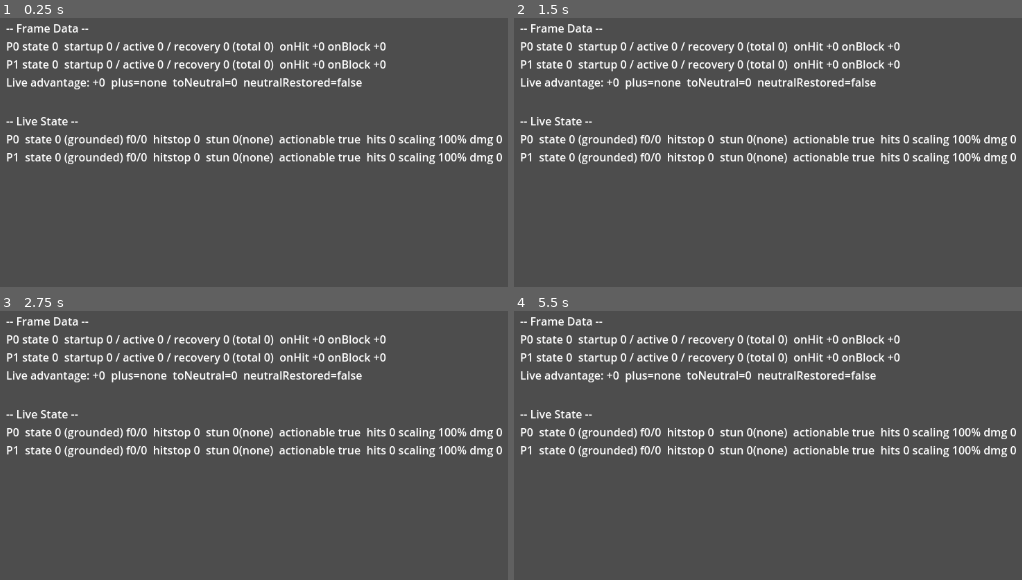
Above: before the commit, frames 1-4 (two rows, left to right).
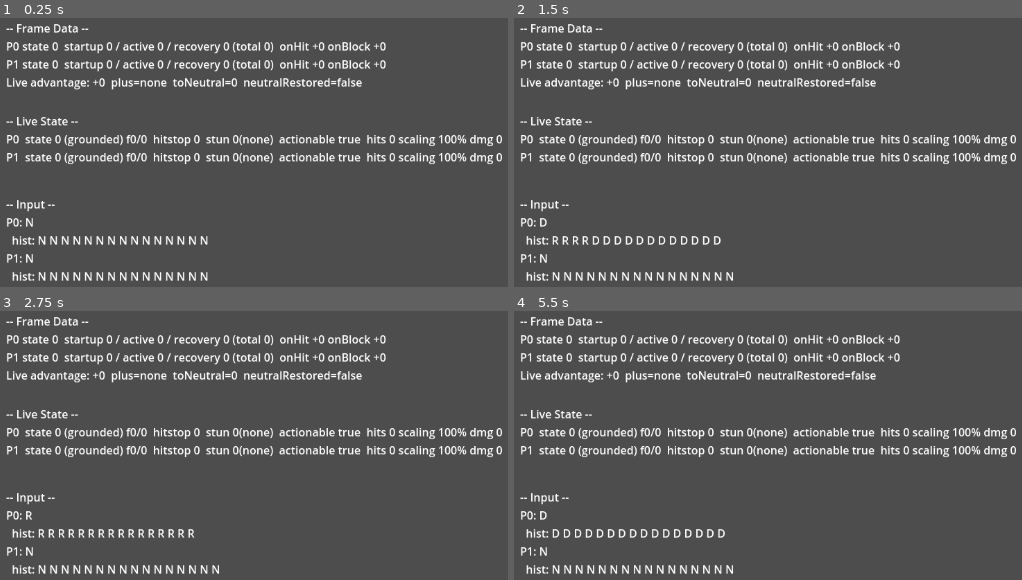
Above: after the commit, the same moments.

Repository: thetitan555/FoggyGlass
Game: Godot game, scene res://scenes/training_mode.tscn
The game is run twice, just before and just after one commit, with the same random seed, the same clock (stepped at 60 frames per second) and the same inputs. This scene is started directly instead of the project's main scene.
Inputs:
- Up to frame 1 (0.25 s): no input
- Up to frame 2 (1.5 s): tap Enter at 0.5 s; hold Right (ui_right) 0.53-1.28 s; tap Space at 1.25 s; hold Down (ui_down) from 1.28 s (still down)
- Up to frame 3 (2.75 s): tap Enter at 2 s; release Down (ui_down) at 2.03 s; hold Right (ui_right) from 2.03 s (still down)
- Up to frame 4 (5.5 s): tap Space at 2.75, 4.25 s; release Right (ui_right) at 2.78 s; hold Up (ui_up) 2.78-3.53 s; tap Enter at 3.5 s; hold Left (ui_left) 3.53-5.03 s; hold Down (ui_down) from 5.03 s (still down)

The runs differ from the first frame. In frame 1, 1.6% of the frame differs, in the area x 1-41%, y 67-98%; in frame 2, 1.6%, in the area x 1-44%, y 67-98%; in frame 3, 1.5%; in frame 4, 1.6%.

Commit message:
TKT-P1-09: input display / history, built from scratch (criterion 8)
Decodes each player's raw InputFrame (directions + buttons, L/M/H per
AD-018's slice-wide input-layer labeling) and a scrolling, display-capped
history of recent raw frames -- straight off PlayerView.input_current /
input_history, the single input representation surfaced directly (Tenet
2: input is never the hidden variable). Raw pre-SOCD bits render as-is
(e.g. a same-frame L+R shows both, not the cleaned neutral), matching
input.md's replay-fidelity guarantee.

Also surfaces recognized commands (jump / throw) as a projection built
from the SAME recognizer the sim itself calls: InputBuffer.entry_satisfied
against a InputHistory reconstructed from PlayerView.input_history via its
own documented from_dict round-trip shape. The two query shapes (pure-
direction UP, BUTTON_0+BUTTON_2 same-frame chord) encode only AD-032's
generic schema, not any character's authored button_map -- no CharacterA
reference. Verified a bare L press does not falsely recognize as throw
(the chord does not shadow it, TKT-P1-12's own acceptance).

Adds input_history_panel_model.gd (pure decode + recognizer projection),
input_history_panel.gd (the view, mirroring the other panels' one-Label
pattern), mounts it in training_mode.tscn, and test_input_history_panel.gd
(29 checks: decode correctness, raw pre-SOCD fidelity, history scroll
order + display cap, jump/throw recognition, and the no-recognition case).

Diff:
--- /dev/null
+++ b/game/scenes/overlays/input_history_panel.gd
@@ -0,0 +1,47 @@
+extends Control
+class_name InputHistoryPanel
+
+## TKT-P1-09 — input display / history (training-mode.md → Readout: input;
+## criterion 8). Per player: the current `InputFrame` decoded (directions +
+## buttons) and a scrolling history of recent raw frames — the single input
+## representation surfaced directly (Tenet 2), so input is never the hidden
+## variable.
+##
+## SEAM DISCIPLINE. This node has no sim-internal type reference; it only
+## ever touches `InspectionView`/`PlayerView` (via `InputHistoryPanelModel`) —
+## mirrors `FrameDataPanel`/`LiveStatePanel`'s pattern exactly.
+
+var _source: TrainingMode = null
+
+@onready var _label: Label = $Label
+
+## How many of the most recent history frames to render (display-only cap;
+## see InputHistoryPanelModel.build).
+var max_rows: int = 16
+
+
+func set_source(source: TrainingMode) -> void:
+	_source = source
+	if _source != null and not _source.ticked.is_connected(_on_ticked):
+		_source.ticked.connect(_on_ticked)
+
+
+func _on_ticked(_tick: int) -> void:
+	_refresh()
+
+
+func _refresh() -> void:
+	if _source == null or _label == null:
+		return
+	var view: InspectionView = _source.inspection_view()
+	var rows: Array = InputHistoryPanelModel.build(view, max_rows)
+	_label.text = _format(rows)
+
+
+static func _format(rows: Array) -> String:
+	var lines: PackedStringArray = PackedStringArray()
+	lines.append("-- Input --")
+	for row in rows:
+		lines.append(InputHistoryPanelModel.format_current(row))
+		lines.append("  hist: %s" % InputHistoryPanelModel.format_history(row))
+	return "\n".join(lines)
--- /dev/null
+++ b/game/scenes/overlays/input_history_panel_model.gd
@@ -0,0 +1,190 @@
+class_name InputHistoryPanelModel
+extends RefCounted
+
+## Pure view-model for TKT-P1-09 (input display / history). training-mode.md
+## → Readout: input; criterion 8; Tenet 2 ("the single input representation
+## surfaced directly ... input is never the hidden variable").
+##
+## Reads ONLY `PlayerView.input_current` / `PlayerView.input_history` (raw
+## `InputFrame` ints, input.md) through InspectionView — decodes them into
+## plain, display-ready data. No Node/Control API here, so the decode is
+## headlessly testable.
+##
+## L/M/H LABELING (AD-018). BUTTON_0/1/2 are surfaced to players as Light/
+## Medium/Heavy at the INPUT layer itself, slice-wide, for every character
+## (input.md: "used by every character and every input source ... the L/M/H
+## labels ... stay above the input layer" — i.e. they are a system-level input
+## fact, not a per-character one). Decoding them here is therefore
+## character-agnostic, not a character-specific branch.
+
+## Decode one raw InputFrame into plain display data: which direction bits are
+## held (as a compass-ish string) and which buttons (labeled L/M/H for the
+## slice's three attack buttons, plus raw bit names for the reserved ones so a
+## future button is still visible rather than silently dropped).
+static func decode_frame(frame: int) -> Dictionary:
+	return {
+		"raw": frame,
+		"direction": _decode_direction(frame),
+		"buttons": _decode_buttons(frame),
+	}
+
+
+static func _decode_direction(frame: int) -> String:
+	var up: bool = (frame & InputFrame.UP) != 0
+	var down: bool = (frame & InputFrame.DOWN) != 0
+	var left: bool = (frame & InputFrame.LEFT) != 0
+	var right: bool = (frame & InputFrame.RIGHT) != 0
+	var v: String = ""
+	if up and not down:
+		v = "U"
+	elif down and not up:
+		v = "D"
+	elif up and down:
+		v = "UD"   # raw, pre-SOCD (input.md: raw bits stay raw end-to-end for replay fidelity)
+	var h: String = ""
+	if left and not right:
+		h = "L"
+	elif right and not left:
+		h = "R"
+	elif left and right:
+		h = "LR"   # raw, pre-SOCD
+	if v == "" and h == "":
+		return "N"   # neutral
+	return v + h
+
+
+## Button label order fixed slice-wide (L, M, H) then the reserved bits by raw
+## index, so a reserved button set post-slice still shows up as "B3" etc.
+## rather than being silently invisible (Tenet 2: input is never hidden).
+const _BUTTON_BITS: Array = [
+	InputFrame.BUTTON_0, InputFrame.BUTTON_1, InputFrame.BUTTON_2,
+	InputFrame.BUTTON_3, InputFrame.BUTTON_4, InputFrame.BUTTON_5,
+	InputFrame.BUTTON_6, InputFrame.BUTTON_7,
+]
+const _BUTTON_LABELS: PackedStringArray = ["L", "M", "H", "B3", "B4", "B5", "B6", "B7"]
+
+
+static func _decode_buttons(frame: int) -> PackedStringArray:
+	var out: PackedStringArray = PackedStringArray()
+	for i in range(_BUTTON_BITS.size()):
+		if (frame & _BUTTON_BITS[i]) != 0:
+			out.append(_BUTTON_LABELS[i])
+	return out
+
+
+## Build the full per-player display model: the current frame decoded, plus
+## the decoded scrolling history (oldest -> newest, matching
+## PlayerView.input_history's own order) capped to `max_rows` most-recent
+## entries for display (the seam's own ring buffer already bounds the
+## underlying size; this is a display-only further cap so a long history
+## doesn't have to fully render every tick).
+static func build(view: InspectionView, max_rows: int = 16) -> Array:
+	var out: Array = []
+	for i in range(2):
+		out.append(_for_player(view, i, max_rows))
+	return out
+
+
+static func _for_player(view: InspectionView, i: int, max_rows: int) -> Dictionary:
+	var pv: PlayerView = view.player(i)
+	var hist: PackedInt32Array = pv.input_history
+	var start: int = max(0, hist.size() - max_rows)
+	var rows: Array = []
+	for k in range(start, hist.size()):
+		rows.append(decode_frame(hist[k]))
+	return {
+		"player": i,
+		"current": decode_frame(pv.input_current),
+		"history": rows,
+		"recognized": recognized_commands(pv),
+	}
+
+
+# ---------------------------------------------------------------------------
+# Recognized commands (jump / throw / chord) — TKT-P1-09's "recognizer is a
+# pure function of input_history (AD-032), so jump/throw/chord decode from
+# the same frames." InputBuffer.entry_satisfied(hist, entry, facing) is the
+# ONE recognizer the sim's own phase 2 and buffered-command executor call
+# (input_buffer.gd) — this panel calls the SAME function, over the SAME raw
+# frames the seam already exposes (PlayerView.input_history), reconstructed
+# into an InputHistory via InputHistory.from_dict (its own documented
+# to_dict/from_dict round-trip shape: {"frames": PackedInt32Array}). This is
+# not a re-derivation of a NEW recognizer — it is the existing one, fed
+# seam-legal data, so a jump/throw/chord reads exactly as "recognized" here
+# as it would in the sim itself (single source of truth).
+#
+# CHARACTER-AGNOSTIC QUERY SHAPES, NOT CharacterA's DATA. The two
+# ButtonMapEntry shapes below encode ONLY the schema AD-032 itself defines
+# (a pure-direction command = UP held; a two-button chord = BUTTON_0 +
+# BUTTON_2 on the same frame) — the same shapes input.md/move-format.md's
+# command-recognition CONTRACT names generically ("jump," "throw" as the
+# schema's own worked examples), not a lookup into any specific character's
+# authored button_map. No CharacterA reference here.
+# ---------------------------------------------------------------------------
+
+static var _jump_query: ButtonMapEntry = null
+static var _throw_query: ButtonMapEntry = null
+
+
+static func _ensure_queries() -> void:
+	if _jump_query == null:
+		_jump_query = ButtonMapEntry.new()
+		_jump_query.button_index = -1
+		_jump_query.chord_button_index = -1
+		_jump_query.required_direction = InputFrame.UP
+		_jump_query.motion = InputBuffer.MOTION_NONE
+	if _throw_query == null:
+		_throw_query = ButtonMapEntry.new()
+		_throw_query.button_index = 0   # BUTTON_0 (L)
+		_throw_query.chord_button_index = 2   # BUTTON_2 (H)
+		_throw_query.required_direction = 0
+		_throw_query.motion = InputBuffer.MOTION_NONE
+
+
+## Which of the schema-level jump/throw commands are currently recognized
+## against this player's own input_history, via the sim's ONE recognizer
+## (InputBuffer.entry_satisfied). Returns `{ "jump": bool, "throw": bool }`.
+static func recognized_commands(pv: PlayerView) -> Dictionary:
+	_ensure_queries()
+	var hist: InputHistory = InputHistory.from_dict({"frames": pv.input_history})
+	return {
+		"jump": InputBuffer.entry_satisfied(hist, _jump_query, pv.facing),
+		"throw": InputBuffer.entry_satisfied(hist, _throw_query, pv.facing),
+	}
+
+
+## One-line render of a decoded frame, e.g. "UR L+M" or "N" for neutral.
+static func format_decoded(decoded: Dictionary) -> String:
+	var dir: String = decoded["direction"]
+	var buttons: PackedStringArray = decoded["buttons"]
+	if buttons.is_empty():
+		return dir
+	return "%s %s" % [dir, "+".join(buttons)]
+
+
+## One-line render of a player's current input, for the "current" half of the
+## panel: "P0: UR L+M  [jump]". The recognized-command suffix only lists
+## commands currently satisfied (empty when neither is), so a quiet frame
+## renders with no clause at all.
+static func format_current(row: Dictionary) -> String:
+	var base: String = "P%d: %s" % [row["player"], format_decoded(row["current"])]
+	var recognized: Dictionary = row["recognized"]
+	var tags: PackedStringArray = PackedStringArray()
+	if recognized["jump"]:
+		tags.append("jump")
+	if recognized["throw"]:
+		tags.append("throw")
+	if tags.is_empty():
+		return base
+	return "%s  [%s]" % [base, ", ".join(tags)]
+
+
+## One-line render of a player's scrolling history, oldest -> newest, as a
+## single space-separated string of decoded frames (each frame's decode is
+## itself space-free except the L/H direction+button join, so entries stay
+## unambiguous): e.g. "N N UR U+L N".
+static func format_history(row: Dictionary) -> String:
+	var parts: PackedStringArray = PackedStringArray()
+	for decoded in row["history"]:
+		parts.append(format_decoded(decoded))
+	return " ".join(parts)
--- a/game/scenes/training_mode.tscn
+++ b/game/scenes/training_mode.tscn
@@ -1,10 +1,11 @@
-[gd_scene load_steps=6 format=3 uid="uid://bfg1trainingmode1"]
+[gd_scene load_steps=7 format=3 uid="uid://bfg1trainingmode1"]
 
 [ext_resource type="Script" path="res://scenes/training_mode.gd" id="1_shell"]
 [ext_resource type="Script" path="res://sim/tick_host.gd" id="2_tickhost"]
 [ext_resource type="Script" path="res://scenes/overlays/geometry_overlay.gd" id="3_geometry"]
 [ext_resource type="Script" path="res://scenes/overlays/frame_data_panel.gd" id="4_framedata"]
 [ext_resource type="Script" path="res://scenes/overlays/live_state_panel.gd" id="5_livestate"]
+[ext_resource type="Script" path="res://scenes/overlays/input_history_panel.gd" id="6_inputhistory"]
 
 [node name="TrainingMode" type="Node2D"]
 script = ExtResource("1_shell")
@@ -38,3 +39,15 @@
 layout_mode = 0
 offset_right = 504.0
 offset_bottom = 110.0
+
+[node name="InputHistoryPanel" type="Control" parent="."]
+offset_left = 16.0
+offset_top = 270.0
+offset_right = 700.0
+offset_bottom = 380.0
+script = ExtResource("6_inputhistory")
+
+[node name="Label" type="Label" parent="InputHistoryPanel"]
+layout_mode = 0
+offset_right = 684.0
+offset_bottom = 100.0
--- /dev/null
+++ b/game/tests/test_input_history_panel.gd
@@ -0,0 +1,193 @@
+extends SceneTree
+
+## Headless test for TKT-P1-09 (input display / history).
+## training-mode.md → Readout: input; criterion 8; AD-032 (command schema).
+##
+## Drives the PURE view-model (`InputHistoryPanelModel`) over hand-built
+## SimState/InspectionView — no Control/Label API touched. Confirms the
+## decode of the raw InputFrame the sim actually consumed (Tenet 2: input is
+## never the hidden variable), and that the jump/throw recognizer projection
+## is a pure function of PlayerView.input_history (same InputBuffer function
+## the sim itself calls), reachable from bare frames with no CharacterA
+## dependency.
+##
+## Run:  godot --headless --path game -s res://tests/test_input_history_panel.gd
+
+var _failures: int = 0
+var _checks: int = 0
+
+
+func _init() -> void:
+	_run()
+	MoveRegistry.clear()
+	if _failures == 0:
+		print("[test_input_history_panel] OK — %d checks passed" % _checks)
+		quit(0)
+	else:
+		printerr("[test_input_history_panel] FAIL — %d of %d checks failed" % [_failures, _checks])
+		quit(1)
+
+
+func _eq(actual, expected, msg: String) -> void:
+	_checks += 1
+	if actual != expected:
+		_failures += 1
+		printerr("  FAIL: %s  (got %s, expected %s)" % [msg, str(actual), str(expected)])
+
+
+func _true(cond: bool, msg: String) -> void:
+	_eq(cond, true, msg)
+
+
+func _false(cond: bool, msg: String) -> void:
+	_eq(cond, false, msg)
+
+
+func _run() -> void:
+	_test_decode_neutral()
+	_test_decode_direction_bits()
+	_test_decode_buttons_lmh_and_reserved()
+	_test_decode_matches_exact_frame_the_sim_consumed()
+	_test_history_scrolls_oldest_to_newest_and_caps()
+	_test_recognizer_jump_from_held_up()
+	_test_recognizer_throw_from_lh_chord_same_frame()
+	_test_bare_l_still_reaches_light_not_shadowed_by_chord_recognition()
+	_test_recognized_absent_when_neither_satisfied()
+
+
+func _install() -> void:
+	MoveRegistry.install(TestSupport.build_roster())
+
+
+func _teardown() -> void:
+	MoveRegistry.clear()
+
+
+# --- decode --------------------------------------------------------------------
+
+func _test_decode_neutral() -> void:
+	var d: Dictionary = InputHistoryPanelModel.decode_frame(InputFrame.NEUTRAL)
+	_eq(d["direction"], "N", "a neutral frame decodes direction as N")
+	_true(d["buttons"].is_empty(), "a neutral frame decodes no buttons")
+	_eq(InputHistoryPanelModel.format_decoded(d), "N", "format_decoded(neutral) is just 'N'")
+
+
+func _test_decode_direction_bits() -> void:
+	_eq(InputHistoryPanelModel.decode_frame(InputFrame.UP)["direction"], "U", "UP decodes as U")
+	_eq(InputHistoryPanelModel.decode_frame(InputFrame.DOWN)["direction"], "D", "DOWN decodes as D")
+	_eq(InputHistoryPanelModel.decode_frame(InputFrame.LEFT)["direction"], "L", "LEFT decodes as L")
+	_eq(InputHistoryPanelModel.decode_frame(InputFrame.RIGHT)["direction"], "R", "RIGHT decodes as R")
+	_eq(InputHistoryPanelModel.decode_frame(InputFrame.UP | InputFrame.RIGHT)["direction"], "UR",
+		"UP+RIGHT decodes as UR")
+	# Raw, pre-SOCD (input.md: raw bits stay raw for replay fidelity) -- the
+	# panel shows exactly what the source emitted, not the cleaned intent.
+	_eq(InputHistoryPanelModel.decode_frame(InputFrame.LEFT | InputFrame.RIGHT)["direction"], "LR",
+		"raw LEFT+RIGHT decodes as the raw LR pair, not SOCD-cleaned neutral")
+
+
+func _test_decode_buttons_lmh_and_reserved() -> void:
+	var d0: Dictionary = InputHistoryPanelModel.decode_frame(InputFrame.BUTTON_0)
+	_eq(d0["buttons"], PackedStringArray(["L"]), "BUTTON_0 decodes as L (AD-018 slice-wide label)")
+	var d1: Dictionary = InputHistoryPanelModel.decode_frame(InputFrame.BUTTON_1)
+	_eq(d1["buttons"], PackedStringArray(["M"]), "BUTTON_1 decodes as M")
+	var d2: Dictionary = InputHistoryPanelModel.decode_frame(InputFrame.BUTTON_2)
+	_eq(d2["buttons"], PackedStringArray(["H"]), "BUTTON_2 decodes as H")
+	var chord: Dictionary = InputHistoryPanelModel.decode_frame(InputFrame.BUTTON_0 | InputFrame.BUTTON_2)
+	_eq(chord["buttons"], PackedStringArray(["L", "H"]), "a same-frame L+H chord decodes both buttons")
+	_eq(InputHistoryPanelModel.format_decoded(chord), "N L+H", "format_decoded joins multiple buttons with '+'")
+	var reserved: Dictionary = InputHistoryPanelModel.decode_frame(InputFrame.BUTTON_3)
+	_eq(reserved["buttons"], PackedStringArray(["B3"]),
+		"a reserved button bit still decodes visibly (as B3), never silently dropped (Tenet 2)")
+
+
+func _test_decode_matches_exact_frame_the_sim_consumed() -> void:
+	_install()
+	var s := SimState.new_initial()
+	s.players[0].character_id = TestSupport.CHAR_ID
+	s.players[0].state_id = TestSupport.STATE_IDLE
+	s.players[1].character_id = TestSupport.CHAR_ID
+	s.players[1].state_id = TestSupport.STATE_IDLE
+	var p1_frame: int = InputFrame.mask(InputFrame.UP | InputFrame.BUTTON_1)
+	s = SimState.step(s, p1_frame, InputFrame.NEUTRAL)
+
+	var view := InspectionView.new(s, TestSupport.build_roster())
+	var rows: Array = InputHistoryPanelModel.build(view)
+	_eq(rows[0]["current"]["raw"], view.player(0).input_current,
+		"panel's decoded raw value == PlayerView.input_current (exactly what the sim consumed)")
+	_eq(view.player(0).input_current, p1_frame,
+		"sanity: PlayerView.input_current is the exact frame P1's source emitted")
+	_teardown()
+
+
+# --- scrolling history ----------------------------------------------------------
+
+func _test_history_scrolls_oldest_to_newest_and_caps() -> void:
+	_install()
+	var s := SimState.new_initial()
+	s.players[0].character_id = TestSupport.CHAR_ID
+	s.players[0].state_id = TestSupport.STATE_IDLE
+	s.players[1].character_id = TestSupport.CHAR_ID
+	s.players[1].state_id = TestSupport.STATE_IDLE
+
+	var fed: Array = [InputFrame.NEUTRAL, InputFrame.LEFT, InputFrame.RIGHT, InputFrame.UP, InputFrame.DOWN]
+	for f in fed:
+		s = SimState.step(s, f, InputFrame.NEUTRAL)
+
+	var view := InspectionView.new(s, TestSupport.build_roster())
+	var rows: Array = InputHistoryPanelModel.build(view, 3)   # cap to the last 3
+	var hist: Array = rows[0]["history"]
+	_eq(hist.size(), 3, "history is capped to max_rows (3) most-recent entries")
+	# The last 3 fed frames were RIGHT, UP, DOWN, oldest -> newest.
+	_eq(hist[0]["direction"], "R", "capped history's oldest shown entry is RIGHT")
+	_eq(hist[1]["direction"], "U", "capped history's middle entry is UP")
+	_eq(hist[2]["direction"], "D", "capped history's newest entry is DOWN (matches input_current)")
+	_eq(hist[2]["raw"], view.player(0).input_current, "the newest history entry equals input_current")
+	_teardown()
+
+
+# --- recognizer: pure function of input_history (AD-032) ------------------------
+
+func _test_recognizer_jump_from_held_up() -> void:
+	var hist_dict: Dictionary = {"frames": PackedInt32Array([InputFrame.UP, InputFrame.UP, InputFrame.UP])}
+	var pv := PlayerView.new(SimState.new_initial(), 0)   # facing default; history overwritten below
+	pv.input_history = hist_dict["frames"]
+	pv.facing = 1
+	var rec: Dictionary = InputHistoryPanelModel.recognized_commands(pv)
+	_true(rec["jump"], "held UP within the command buffer window recognizes as jump")
+	_false(rec["throw"], "held UP alone does not recognize as throw")
+
+
+func _test_recognizer_throw_from_lh_chord_same_frame() -> void:
+	var pv := PlayerView.new(SimState.new_initial(), 0)
+	pv.input_history = PackedInt32Array([InputFrame.NEUTRAL, InputFrame.BUTTON_0 | InputFrame.BUTTON_2])
+	pv.facing = 1
+	var rec: Dictionary = InputHistoryPanelModel.recognized_commands(pv)
+	_true(rec["throw"], "L+H held on the SAME buffered frame recognizes as throw (AD-032 chord)")
+	_false(rec["jump"], "an L+H chord does not also recognize as jump")
+
+
+func _test_bare_l_still_reaches_light_not_shadowed_by_chord_recognition() -> void:
+	# TKT-P1-12's own acceptance: the throw chord must not shadow a bare L
+	# press. Here: a bare L (no H) must NOT recognize as throw, proving the
+	# panel's throw-recognition itself requires the same-frame chord, not
+	# just "L pressed somewhere."
+	var pv := PlayerView.new(SimState.new_initial(), 0)
+	pv.input_history = PackedInt32Array([InputFrame.BUTTON_0])
+	pv.facing = 1
+	var rec: Dictionary = InputHistoryPanelModel.recognized_commands(pv)
+	_false(rec["throw"], "a bare L press (no H) does not recognize as throw -- the chord does not shadow it")
+	_false(rec["jump"], "a bare L press does not recognize as jump either")
+
+
+func _test_recognized_absent_when_neither_satisfied() -> void:
+	var pv := PlayerView.new(SimState.new_initial(), 0)
+	pv.input_history = PackedInt32Array([InputFrame.NEUTRAL])
+	pv.facing = 1
+	var row: Dictionary = {
+		"player": 0,
+		"current": InputHistoryPanelModel.decode_frame(InputFrame.NEUTRAL),
+		"history": [],
+		"recognized": InputHistoryPanelModel.recognized_commands(pv),
+	}
+	var line: String = InputHistoryPanelModel.format_current(row)
+	_false(line.contains("["), "format_current shows no recognized-command clause when neither is satisfied")
